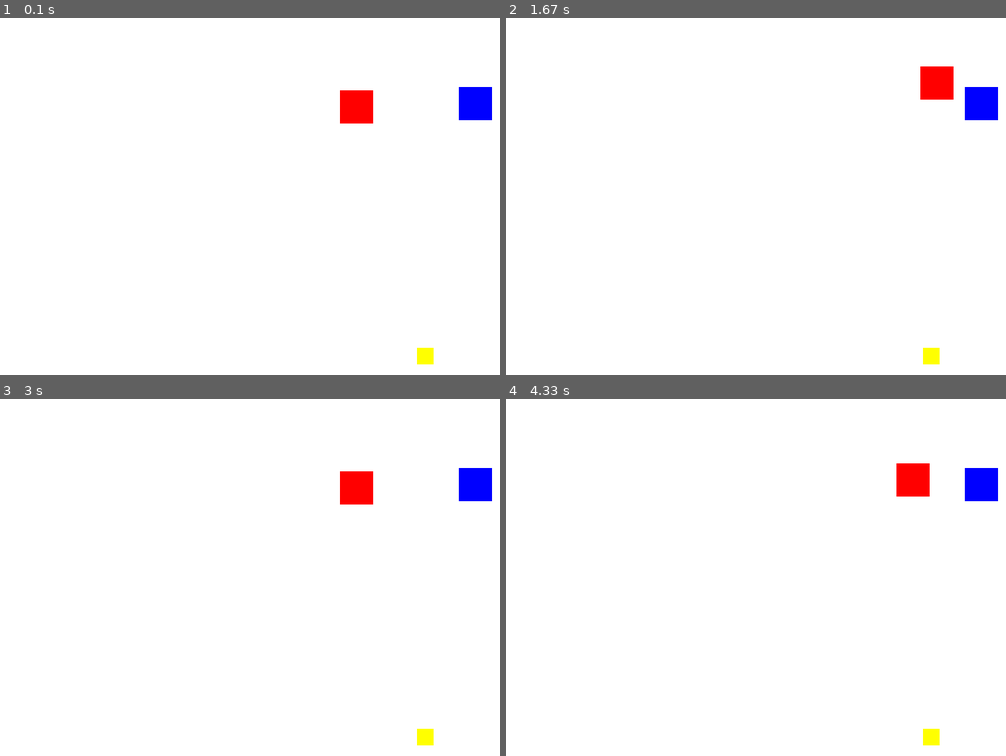
Above: before the commit, frames 1-4 (two rows, left to right).
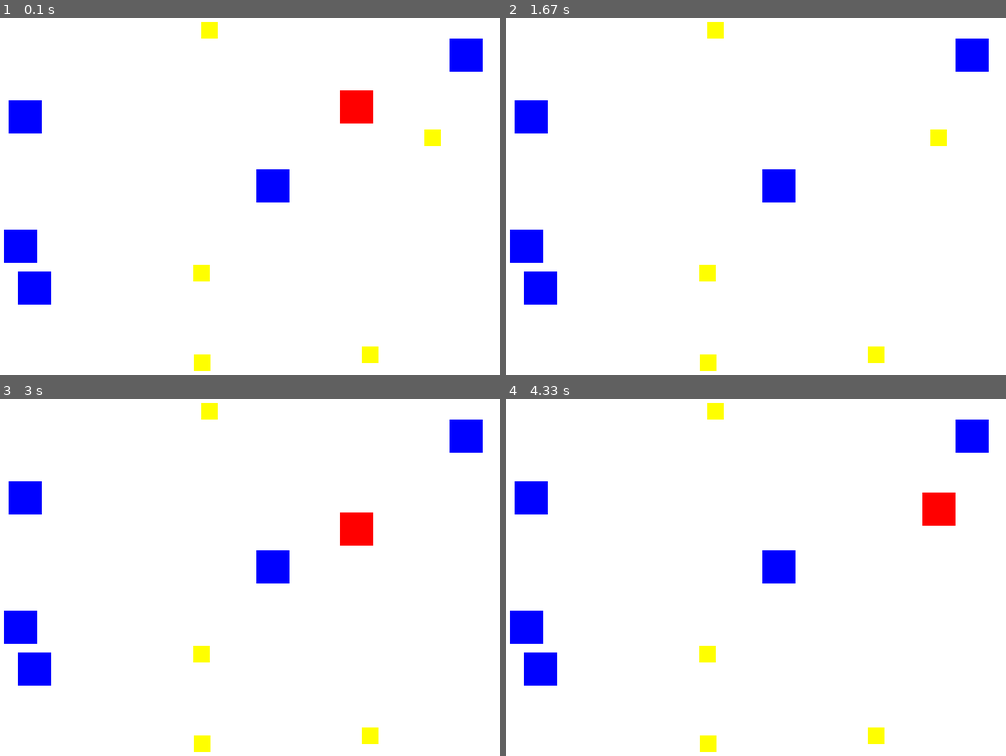
Above: after the commit, the same moments.

Repository: insert-molding/pygame_practice
Game: pygame game, started from project/game.py
Same seed, same stepped clock (60 frames per second), same inputs: the game is played once before the commit and once after it.
Inputs:
- Up to frame 1 (0.1 s): no input
- Up to frame 2 (1.67 s): hold Right 0.33-0.8 s; hold Up 0.83-1.13 s; hold Right 1.17-1.63 s
- Up to frame 3 (3 s): hold Left 1.67-2.2 s; hold Down 2.23-2.53 s; hold Left 2.57-2.97 s
- Up to frame 4 (4.33 s): hold Up 3-3.37 s; hold Right 3.4-4.03 s; hold Down from 4.07 s (still down)

The runs differ from the first frame. In frame 1, 4.6% of the frame differs, in the area x 0-99%, y 1-99%; in frame 2, 5.2%; in frame 3, 5.7%; in frame 4, 5.7%.

Commit message:
feat: 충돌 시 이동을 제한하는 장애물 및 사라지는 아이템 기능 추가

Diff:
--- a/project/game.py
+++ b/project/game.py
@@ -26,32 +26,42 @@
 
 obs_width = obs_height = 50
 obs_x, obs_y = random.randint(0, 800-obs_width), random.randint(0, 600-obs_height)
-obstacle = pygame.Rect(obs_x, obs_y, obs_width, obs_height)
+obstacles = []
+for _ in range(5):
+    obs = pygame.Rect(random.randint(0, 800-obs_width), random.randint(0, 600-50), obs_width, obs_height)
+    obstacles.append(obs)
 
 # 아이템
 
 item_width = item_height = 25
 item_x, item_y = random.randint(0, 800-item_width), random.randint(0, 600-item_height)
-item = pygame.Rect(item_x, item_y, item_width, item_height)
+items = []
+for _ in range(5):
+    item = pygame.Rect(random.randint(0, 800-item_width), random.randint(0, 600-item_height), item_width, item_height)
+    items.append(item)
 
 # fps를 제어할 객체 생성
 
 clock = pygame.time.Clock()
 fps = 60
-speed = 100
+speed = 300
 
 # 게임 실행 반복문
 
 running = True
 while running:
-    # fps에 따라 속도 조절
+# fps에 따라 속도 조절
     dt_time = speed * (clock.tick(fps) / 1000)
 
-    # 게임 종료
+# 충돌 시 이전 위치 복귀 좌표
+    previous_position = red_box.copy()
+    # print(previous_position)
+
+# 게임 종료
     for event in pygame.event.get():
         if event.type == pygame.QUIT:
             running = False
-    # 키보드 조작
+# 키보드 조작
     keys = pygame.key.get_pressed()
     if keys[pygame.K_UP]:
         red_box.y -= dt_time
@@ -62,12 +72,29 @@
     if keys[pygame.K_RIGHT]:
         red_box.x += dt_time
 
-# 화면 업데이트
+# 충돌 감지
+    for obs in obstacles:
+        if red_box.colliderect(obs):
+            if previous_position.right <= obs.left:
+                red_box.right = obs.left
+            elif previous_position.left >= obs.right:
+                red_box.left = obs.right
+            elif previous_position.top >= obs.bottom:
+                red_box.top = obs.bottom
+            elif previous_position.bottom >= obs.top:
+                red_box.bottom = obs.top
+
+    for item in items:
+        if red_box.colliderect(item):
+            items.remove(item)
+    # 화면 업데이트, 배경, 개체 출력
     screen.fill(WHITE)
 
     pygame.draw.rect(screen, RED, red_box)
-    pygame.draw.rect(screen, BLUE, obstacle)
-    pygame.draw.rect(screen, YELLOW, item)
+    for obs in obstacles:
+        pygame.draw.rect(screen, BLUE, obs)
+    for item in items:
+        pygame.draw.rect(screen, YELLOW, item)
 
     pygame.display.flip()
 
